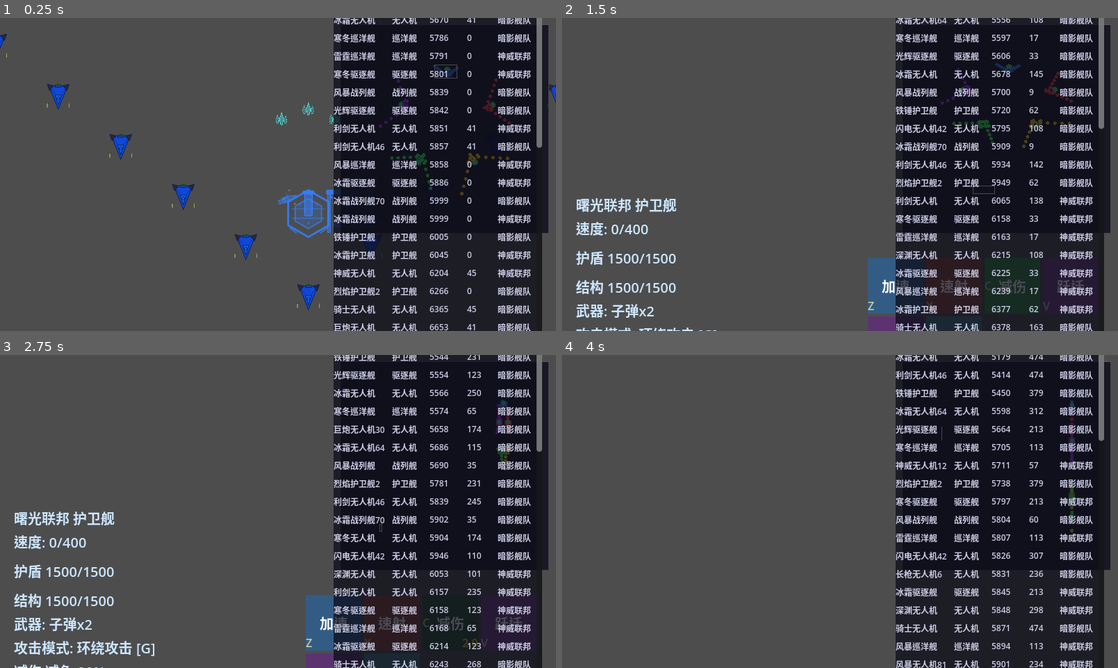
Above: before the commit, frames 1-4 (two rows, left to right).
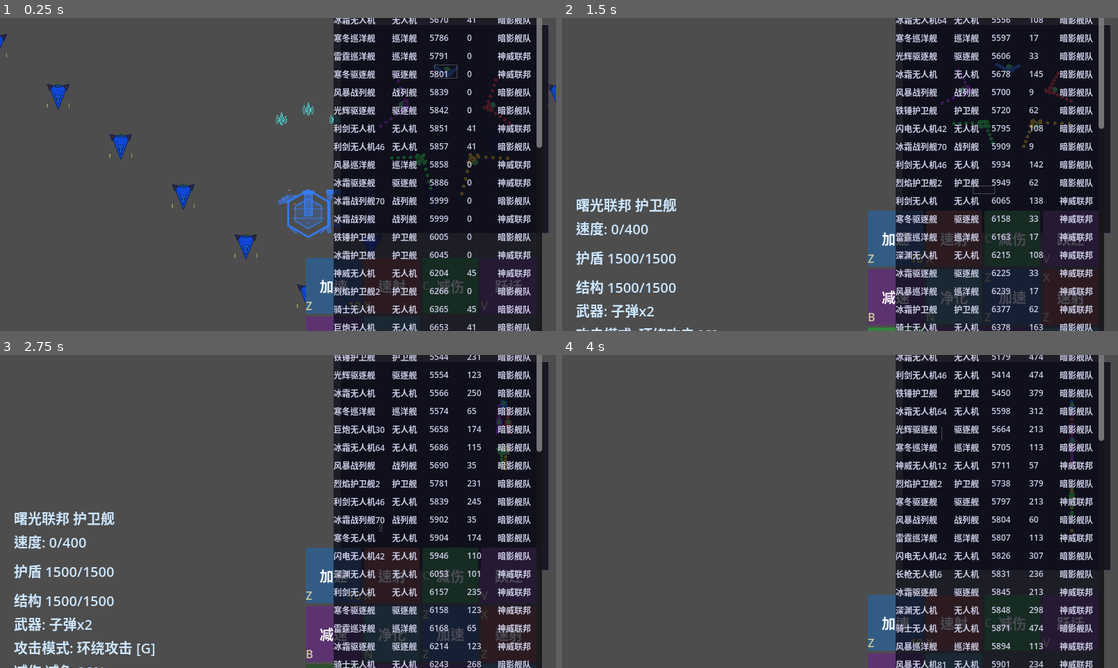
Above: after the commit, the same moments.

Repository: ZhanXuzhao/SpaceRTS
Game: Godot game, scene res://scenes/main.tscn
Two runs of this game, one before a commit and one after it. Both use one fixed random seed, a clock stepped at 60 frames per second and the inputs below.
Inputs (mouse positions are in pixels of both pictures, inside the frame that each line leads up to):
- Up to frame 1 (0.25 s): no input
- Up to frame 2 (1.5 s): tap Enter at 0.5 s; move the mouse to (812, 237) at 0.52 s; hold W 0.53-1.25 s; tap Z at 0.6 s; click (812, 237) at 0.67 s; drag from (1006, 221) to (867, 212) at 1.27 s
- Up to frame 3 (2.75 s): move the mouse to (111, 464) at 2.02 s; hold A from 2.03 s (still down); tap C at 2.1 s; click (111, 464) at 2.17 s
- Up to frame 4 (4 s): release A at 2.75 s; drag from (867, 511) to (673, 464) at 2.77 s; move the mouse to (756, 433) at 3.52 s; hold A from 3.53 s (still down); tap B at 3.6 s; click (756, 433) at 3.67 s

The runs differ from the first frame. In frame 1, 1.5% of the frame differs, in the area x 55-94%, y 76-100%; in frame 2, 4.0%; in frame 3, 4.1%, in the area x 55-94%, y 61-100%; in frame 4, 1.5%.

Commit message:
refactor: 抽取 CornerLabelButton 纯 UI 控件，替代技能按钮和生产按钮

Diff:
--- /dev/null
+++ b/scenes/corner_label_button.tscn
@@ -0,0 +1,55 @@
+[gd_scene format=3 uid="uid://xjcojvdc6nr1"]
+
+[ext_resource type="Script" path="res://scripts/corner_label_button.gd" id="1"]
+
+[node name="CornerLabelButton" type="MarginContainer"]
+script = ExtResource("1")
+custom_minimum_size = Vector2(80, 80)
+
+[node name="Bg" type="ColorRect" parent="." unique_id=1739362485]
+layout_mode = 2
+color = Color(0.2, 0.6, 1, 1)
+
+[node name="Border" type="ColorRect" parent="." unique_id=1514460627]
+layout_mode = 2
+mouse_filter = 2
+color = Color(0.2, 0.2, 0.2, 0.6)
+
+[node name="Name" type="Label" parent="." unique_id=1180916287]
+layout_mode = 2
+theme_override_font_sizes/font_size = 20
+text = "加速"
+horizontal_alignment = 1
+vertical_alignment = 1
+
+[node name="Label1" type="Label" parent="." unique_id=1113141761]
+layout_mode = 2
+size_flags_horizontal = 0
+size_flags_vertical = 0
+theme_override_colors/font_color = Color(0.8, 0.8, 0.6, 1)
+theme_override_font_sizes/font_size = 16
+text = "Z"
+
+[node name="Label2" type="Label" parent="." unique_id=294373792]
+layout_mode = 2
+size_flags_horizontal = 8
+size_flags_vertical = 0
+theme_override_colors/font_color = Color(0.8, 0.8, 0.6, 1)
+theme_override_font_sizes/font_size = 16
+text = "Z"
+
+[node name="Label3" type="Label" parent="." unique_id=153462922]
+layout_mode = 2
+size_flags_horizontal = 0
+size_flags_vertical = 8
+theme_override_colors/font_color = Color(0.8, 0.8, 0.6, 1)
+theme_override_font_sizes/font_size = 16
+text = "Z"
+
+[node name="Label4" type="Label" parent="." unique_id=94908831]
+layout_mode = 2
+size_flags_horizontal = 8
+size_flags_vertical = 8
+theme_override_colors/font_color = Color(0.8, 0.8, 0.6, 1)
+theme_override_font_sizes/font_size = 16
+text = "Z"
--- /dev/null
+++ b/scripts/corner_label_button.gd
@@ -0,0 +1,105 @@
+extends MarginContainer
+
+## 纯 UI 控件：带 4 个角标和背景色的通用按钮
+## 用于技能按钮、生产按钮等
+
+signal pressed
+signal right_clicked
+
+var _bg: ColorRect
+var _border: ColorRect
+var _name_label: Label
+var _tl: Label   # top-left     (Label1)
+var _tr: Label   # top-right    (Label2)
+var _bl: Label   # bottom-left  (Label3)
+var _br: Label   # bottom-right (Label4)
+
+var _disabled: bool = false
+
+
+func _ready() -> void:
+	_bg = $Bg
+	_border = $Border
+	_name_label = $Name
+	_tl = $Label1
+	_tr = $Label2
+	_bl = $Label3
+	_br = $Label4
+
+
+func _gui_input(event: InputEvent) -> void:
+	if _disabled:
+		return
+	if event is InputEventMouseButton and event.pressed:
+		get_viewport().set_input_as_handled()
+		match event.button_index:
+			MOUSE_BUTTON_LEFT:
+				pressed.emit()
+			MOUSE_BUTTON_RIGHT:
+				right_clicked.emit()
+
+
+# ==================== 公开 API ====================
+
+## 背景色
+func set_bg_color(c: Color) -> void:
+	if _bg == null: _bg = $Bg
+	_bg.color = c
+func get_bg() -> ColorRect:
+	if _bg == null: _bg = $Bg
+	return _bg
+
+## 中心文字
+func set_name_text(t: String) -> void:
+	if _name_label == null: _name_label = $Name
+	_name_label.text = t
+func get_name_text() -> String:
+	if _name_label == null: _name_label = $Name
+	return _name_label.text
+
+## 左上角标
+func set_tl(t: String) -> void:
+	if _tl == null: _tl = $Label1
+	_tl.text = t
+func get_tl() -> Label:
+	if _tl == null: _tl = $Label1
+	return _tl
+
+## 右上角标（技能 CD）
+func set_tr(t: String) -> void:
+	if _tr == null: _tr = $Label2
+	_tr.text = t
+func get_tr() -> Label:
+	if _tr == null: _tr = $Label2
+	return _tr
+
+## 左下角标
+func set_bl(t: String) -> void:
+	if _bl == null: _bl = $Label3
+	_bl.text = t
+func get_bl() -> Label:
+	if _bl == null: _bl = $Label3
+	return _bl
+
+## 右下角标（自动标签 / 费用）
+func set_br(t: String) -> void:
+	if _br == null: _br = $Label4
+	_br.text = t
+func get_br() -> Label:
+	if _br == null: _br = $Label4
+	return _br
+
+## 禁用状态（变灰 + 忽略鼠标）
+func set_disabled(val: bool) -> void:
+	_disabled = val
+	if not is_inside_tree():
+		return
+	if val:
+		modulate = Color(0.4, 0.4, 0.4, 0.6)
+		mouse_filter = Control.MOUSE_FILTER_IGNORE
+	else:
+		modulate = Color(1, 1, 1, 1)
+		mouse_filter = Control.MOUSE_FILTER_STOP
+
+func is_disabled() -> bool:
+	return _disabled
--- a/scripts/hud.gd
+++ b/scripts/hud.gd
@@ -20,7 +20,7 @@
 var _attack_mode_label: Label
 var _drone_label: Label
 var _skill_panel: GridContainer
-var _skill_buttons: Array[MarginContainer] = []
+var _skill_buttons: Array = []
 var _message_label: Label = null
 var _buff_label: Label = null
 var _kill_label: Label = null
@@ -48,12 +48,15 @@
 
 # ---- 建筑/生产面板 ----
 var _build_panel: GridContainer
-var _build_btns: Array[Button] = []
+var _build_btns: Array = []
 var _build_panel_visible: bool = false
 var _selected_building = null
 var _build_queue_label: Label
 
+const CornerLabelButton = preload("res://scenes/corner_label_button.tscn")
+
 const SKILL_NAMES := ["加速", "速射", "减伤", "跃迁", "减速", "净化"]
+const SKILL_KEYS := ["Z", "X", "C", "V", "B", "N"]
 const SKILL_COLORS := [
 	Color(0.2, 0.6, 1.0),
 	Color(1.0, 0.4, 0.2),
@@ -81,18 +84,14 @@
 		_build_panel_visible = false
 
 
-## 建造按钮回调
-## 从按钮的父容器中查找费用标签
-func _get_btn_cost(btn: Button) -> int:
-	var container = btn.get_parent()
-	if container == null:
+## 建造按钮回调 — 从按钮的右下角标读取费用
+func _get_btn_cost(btn) -> int:
+	if not btn.has_method("get_br"):
 		return 99999
-	for child in container.get_children():
-		if child is Label and child.name == "Cost":
-			var text = child.text
-			var idx = text.find("💰")
-			if idx >= 0:
-				return int(text.substr(idx + 1))
+	var text = btn.get_br().text
+	var idx = text.find("💰")
+	if idx >= 0:
+		return int(text.substr(idx + 1))
 	return 99999
 
 
@@ -192,17 +191,18 @@
 	_threat_label.add_theme_color_override("font_color", Color(1.0, 0.3, 0.1))
 	_info_panel.add_child(_threat_label)
 	for i in 6:
-		var btn = get_node("SkillPanel/SkillBtn" + str(i))
+		var btn = CornerLabelButton.instantiate()
+		btn.set_name_text(SKILL_NAMES[i])
+		btn.set_tl(SKILL_KEYS[i])
+		btn.set_bg_color(SKILL_COLORS[i])
+		btn.set_tr("")       # CD — 默认隐藏
+		btn.get_tr().visible = false
+		btn.set_br("自动")    # 自动标签 — 默认隐藏
+		btn.get_br().visible = false
+		btn.pressed.connect(_on_skill_btn_pressed.bind(i))
+		btn.right_clicked.connect(_on_skill_btn_right_clicked.bind(i))
+		_skill_panel.add_child(btn)
 		_skill_buttons.append(btn)
-		# 添加 "自动" 标签
-		var auto_label = Label.new()
-		auto_label.name = "AutoLabel"
-		auto_label.text = "自动"
-		auto_label.add_theme_color_override("font_color", Color(1, 1, 0.6))
-		auto_label.add_theme_font_size_override("font_size", 10)
-		auto_label.position = Vector2(58, 2)
-		auto_label.visible = false
-		btn.add_child(auto_label)
 
 	# ---- 建筑生产面板（场景中已有 BuildGrid GridContainer）----
 	_build_panel = $BuildGrid
@@ -232,66 +232,16 @@
 		var item = build_items[idx]
 		var color = build_colors[idx]
 
-		var btn_container = MarginContainer.new()
-		btn_container.custom_minimum_size = Vector2(90, 80)
-		btn_container.mouse_filter = Control.MOUSE_FILTER_STOP
-		_build_panel.add_child(btn_container)
-
-		var bg = ColorRect.new()
-		bg.name = "Bg"
-		bg.color = color
-		bg.size = Vector2(90, 80)
-		bg.mouse_filter = Control.MOUSE_FILTER_IGNORE
-		btn_container.add_child(bg)
-
-		var name_lbl = Label.new()
-		name_lbl.name = "Name"
-		name_lbl.text = item.label
-		name_lbl.add_theme_font_size_override("font_size", 16)
-		name_lbl.horizontal_alignment = HORIZONTAL_ALIGNMENT_CENTER
-		name_lbl.vertical_alignment = VERTICAL_ALIGNMENT_CENTER
-		name_lbl.size = Vector2(90, 40)
-		name_lbl.position = Vector2(0, 8)
-		name_lbl.mouse_filter = Control.MOUSE_FILTER_IGNORE
-		btn_container.add_child(name_lbl)
-
-		# 快捷键标签
-		var key_lbl = Label.new()
-		key_lbl.name = "Key"
-		key_lbl.text = "[" + build_keys[idx] + "]"
-		key_lbl.add_theme_font_size_override("font_size", 12)
-		key_lbl.add_theme_color_override("font_color", Color(0.8, 0.8, 0.6))
-		key_lbl.horizontal_alignment = HORIZONTAL_ALIGNMENT_CENTER
-		key_lbl.vertical_alignment = VERTICAL_ALIGNMENT_CENTER
-		key_lbl.size = Vector2(90, 16)
-		key_lbl.position = Vector2(0, 44)
-		key_lbl.mouse_filter = Control.MOUSE_FILTER_IGNORE
-		btn_container.add_child(key_lbl)
-
-		var cost_lbl = Label.new()
-		cost_lbl.name = "Cost"
-		cost_lbl.text = "💰" + str(item.cost)
-		cost_lbl.add_theme_font_size_override("font_size", 12)
-		cost_lbl.add_theme_color_override("font_color", Color(0.8, 0.8, 0.6))
-		cost_lbl.horizontal_alignment = HORIZONTAL_ALIGNMENT_CENTER
-		cost_lbl.vertical_alignment = VERTICAL_ALIGNMENT_CENTER
-		cost_lbl.size = Vector2(90, 20)
-		cost_lbl.position = Vector2(0, 50)
-		cost_lbl.mouse_filter = Control.MOUSE_FILTER_IGNORE
-		btn_container.add_child(cost_lbl)
-
-		# 可点击区域（完全透明的 Button 覆盖整个容器）
-		var btn = Button.new()
-		btn.text = ""
-		btn.size = Vector2(90, 80)
-		btn.mouse_filter = Control.MOUSE_FILTER_STOP
-		var empty_style = StyleBoxEmpty.new()
-		btn.add_theme_stylebox_override("normal", empty_style)
-		btn.add_theme_stylebox_override("hover", empty_style)
-		btn.add_theme_stylebox_override("pressed", empty_style)
-		btn.add_theme_stylebox_override("disabled", empty_style)
-		btn.connect("pressed", Callable(self, "_on_build_btn_pressed").bind(item.type, item.cost))
-		btn_container.add_child(btn)
+		var btn = CornerLabelButton.instantiate()
+		btn.custom_minimum_size = Vector2(90, 80)
+		btn.set_name_text(item.label)
+		btn.set_bg_color(color)
+		btn.set_tl("[" + build_keys[idx] + "]")
+		btn.set_br("💰" + str(item.cost))
+		btn.get_tr().visible = false
+		btn.get_bl().visible = false
+		btn.pressed.connect(_on_build_btn_pressed.bind(item.type, item.cost))
+		_build_panel.add_child(btn)
 		_build_btns.append(btn)
 
 	# ---- 引用场景中的太空总览容器并构建内容 ----
@@ -344,7 +294,7 @@
 			# 更新按钮可用状态
 			var minerals = main.team_minerals.get(main._player_team_name, 0.0)
 			for btn in _build_btns:
-				btn.disabled = (minerals < _get_btn_cost(btn))
+				btn.set_disabled(minerals < _get_btn_cost(btn))
 		else:
 			_build_panel.visible = false
 			_build_queue_label.visible = false
@@ -435,22 +385,19 @@
 					first_auto = u._skill_auto[i]
 					found_first = true
 
-		var bg: ColorRect = btn.get_node("Bg")
 		var color = SKILL_COLORS[i]
 		if max_cd > 0: color = color.darkened(0.5)
 		elif any_active: color = color.lightened(0.3)
-		bg.color = color
-
-		var cd: Label = btn.get_node("CD")
+		btn.set_bg_color(color)
+
 		if max_cd > 0:
-			cd.visible = true
-			cd.text = str(ceil(max_cd))
+			btn.get_tr().visible = true
+			btn.set_tr(str(ceil(max_cd)))
 		else:
-			cd.visible = false
+			btn.get_tr().visible = false
 
 		# 自动释放标记（以第一个单位为准）
-		var auto_label: Label = btn.get_node("AutoLabel")
-		auto_label.visible = found_first and first_auto
+		btn.get_br().visible = found_first and first_auto
 
 
 func _input(event: InputEvent) -> void:
@@ -470,63 +417,48 @@
 			_build_btns[key_idx].pressed.emit()
 			return
 
-	if not event is InputEventMouseButton or not event.pressed:
-		return
+	# 技能按钮点击已由 CornerLabelButton 信号处理
+
+
+# ==================== 技能按钮信号回调 ====================
+
+func _on_skill_btn_pressed(idx: int) -> void:
 	if main == null or main._selected_units.size() == 0:
 		return
 	if main._skill_targeting_mode >= 0:
-		# 施法选择模式下不处理按钮
-		return
-
-	var is_right: bool = event.button_index == MOUSE_BUTTON_RIGHT
-	var is_left: bool = event.button_index == MOUSE_BUTTON_LEFT
-	if not is_left and not is_right:
-		return
-
-	# 检测技能按钮点击
-	for i in 6:
-		var btn = _skill_buttons[i]
-		if not btn.visible:
-			continue
-		var rect = Rect2(btn.global_position, Vector2(80, 80))
-		if not rect.has_point(event.position):
-			continue
-
-		get_viewport().set_input_as_handled()
-
-		if is_right:
-			# 以第一个有效单位的状态为基准，同步所有单位
-			var ref_auto := false
-			var found := false
-			for u in main._selected_units:
-				if is_instance_valid(u) and u.hull > 0:
-					ref_auto = u._skill_auto[i]
-					found = true
-					break
-			if found:
-				var new_val := not ref_auto
-				for u in main._selected_units:
-					if is_instance_valid(u) and u.hull > 0:
-						u._skill_auto[i] = new_val
-			return
-
-		if is_left:
-			if i <= 2:
-				# 加速/速射/减伤：直接释放
-				for u in main._selected_units:
-					if is_instance_valid(u) and u.hull > 0:
-						u.activate_skill(i)
-				return
-			elif i == 3 or i == 4:
-				# 跃迁/减速：进入施法选择模式（冷却判定在 main 中统一处理）
-				main.enter_skill_targeting_mode(i, main._selected_units)
-				return
-		if i == 5:
-			# 净化：直接释放
-			for u in main._selected_units:
-				if is_instance_valid(u) and u.hull > 0:
-					u.activate_skill(i)
-			return
+		return
+
+	if idx <= 2:
+		# 加速/速射/减伤：直接释放
+		for u in main._selected_units:
+			if is_instance_valid(u) and u.hull > 0:
+				u.activate_skill(idx)
+	elif idx == 3 or idx == 4:
+		# 跃迁/减速：进入施法选择模式
+		main.enter_skill_targeting_mode(idx, main._selected_units)
+	elif idx == 5:
+		# 净化：直接释放
+		for u in main._selected_units:
+			if is_instance_valid(u) and u.hull > 0:
+				u.activate_skill(idx)
+
+
+func _on_skill_btn_right_clicked(idx: int) -> void:
+	if main == null or main._selected_units.size() == 0:
+		return
+	# 以第一个有效单位的状态为基准，同步所有单位的自动施法
+	var ref_auto := false
+	var found := false
+	for u in main._selected_units:
+		if is_instance_valid(u) and u.hull > 0:
+			ref_auto = u._skill_auto[idx]
+			found = true
+			break
+	if found:
+		var new_val := not ref_auto
+		for u in main._selected_units:
+			if is_instance_valid(u) and u.hull > 0:
+				u._skill_auto[idx] = new_val
 
 
 func _hide_all() -> void:
Not shown, added: scenes/corner_label_button.tscn.uid
Empty file added: scenes/skill_button.tscn
Not shown, added: scripts/corner_label_button.gd.uid
